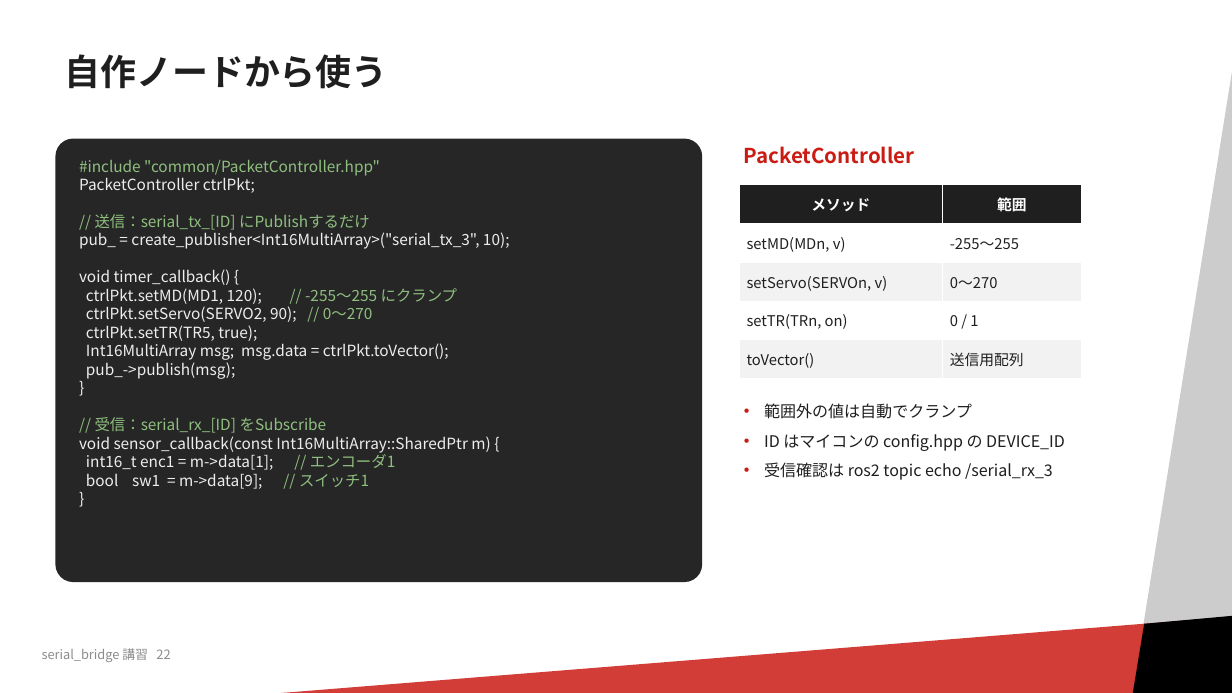
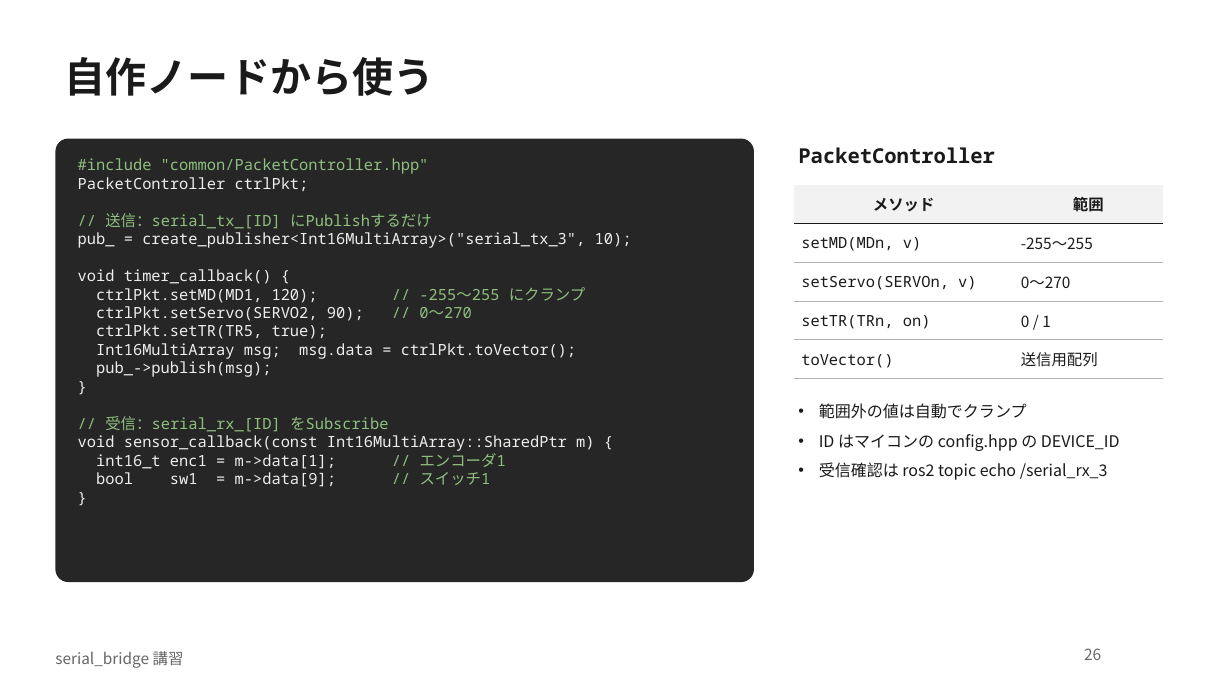
Before and after one commit to RRST-NHK-Project/rrst-ros2-ws-practice, a slide deck: slide 26 of docs/serial_bridge講習.pptx (slide 22 before the commit). Drawn at 1232x693 pixels with LibreOffice and Linux fonts; fonts in the diff are those of the drawing; background and template pictures are left out. Boxes give left, top, right and bottom in pixels: in the first picture for what was removed or moved away, otherwise in the second. Text is boxed around its words. In the diff, an @@ line names an element or a change of style, - is before the commit and + after.

Commit message:
講習資料

```diff
--- a/docs/serial_bridge講習.pptx
+++ b/docs/serial_bridge講習.pptx
@@ rectangle removed at box(1042, 17, 1232, 693) @@
@@ title "自作ノードから使う" at box(65, 57, 435, 96): size 28 to 32 pt, text colour #1F1F1F to #1A1A1A; line spacing 0.9 to 1 @@
@@ rounded rectangle "#include "common/PacketController.hpp"": place and size @@
-rounded rectangle "#include "common/PacketController.hpp"" at box(55, 139, 702, 582)
+rounded rectangle "#include "common/PacketController.hpp"" at box(55, 139, 754, 582)
@@ rounded rectangle "#include "common/PacketController.hpp"" at box(55, 139, 754, 582): font Noto Sans CJK JP to Noto Sans Mono; proportions changed @@
@@ text "PacketController": place and size @@
-text "PacketController" at box(744, 146, 915, 164)
+text "PacketController" at box(798, 147, 995, 164)
@@ text "PacketController" at box(798, 147, 995, 164): font Noto Sans CJK JP to Noto Sans Mono, text colour #CB1C14 to #1A1A1A @@
@@ table at box(794, 185, 1164, 379) @@
@@ fill #1F1F1F to #F2F2F2 in row 1 @@
@@ fill #FFFFFF to none in 4 cells @@
@@ fill #F2F2F2 to none in 4 cells @@
@@ size 11.5 to 12 pt, text colour #1F1F1F to #1A1A1A @@
@@ text colour #FFFFFF to #1A1A1A in "メソッド", "範囲" @@
@@ font Noto Sans CJK JP to Noto Sans Mono in "setMD(MDn, v)", "setServo(SERVOn, v)", "setTR(TRn, on)", "toVector()" @@
@@ borders changed @@
@@ table: place and size @@
-table at box(739, 185, 1081, 379)
+table at box(794, 185, 1164, 379)
@@ text "範囲外の値は自動でクランプ": place and size @@
-text "範囲外の値は自動でクランプ" at box(764, 403, 1065, 480)
+text "範囲外の値は自動でクランプ" at box(819, 403, 1120, 480)
@@ text "範囲外の値は自動でクランプ" at box(819, 403, 1120, 480): text colour #1F1F1F to #1A1A1A; bullet colour #CB1C14 to #1A1A1A @@
@@ rectangle removed at box(52, 610, 1232, 693) @@
@@ parallelogram removed at box(1117, 610, 1232, 693) @@
@@ text removed at box(42, 648, 170, 662) @@
-serial_bridge 講習 22
@@ text added at box(55, 651, 184, 668), 12 pt, text #666666 @@
+serial_bridge 講習
@@ page number added at box(1084, 648, 1101, 660), 12 pt, text #666666 @@
+26
```
Also in this commit, not shown: 22 other slides changed, 21 slides added, 2 other files.
